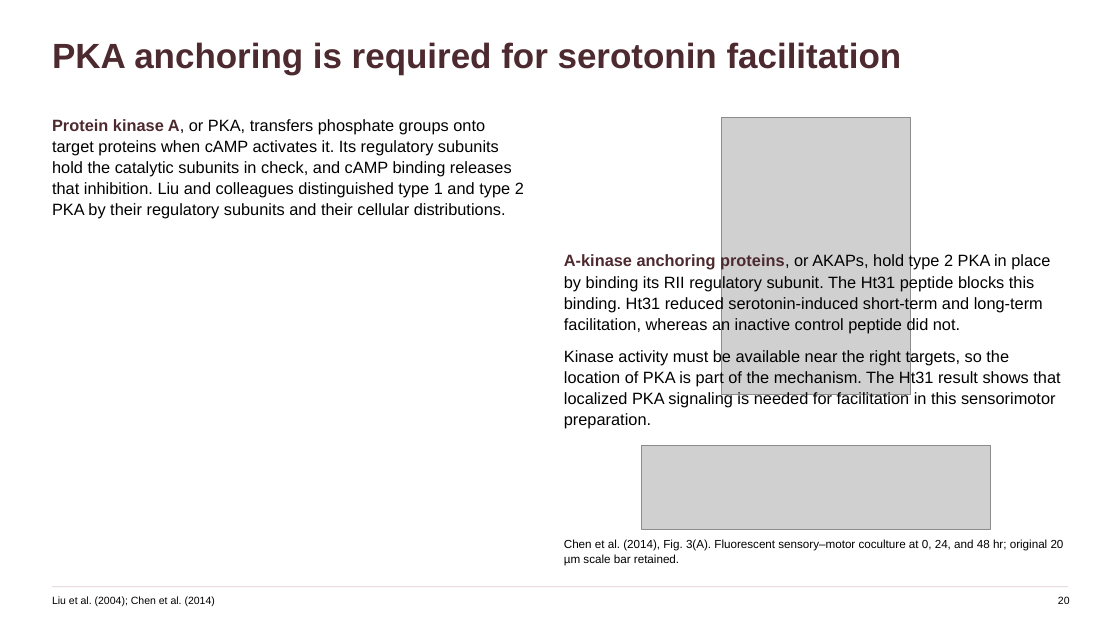
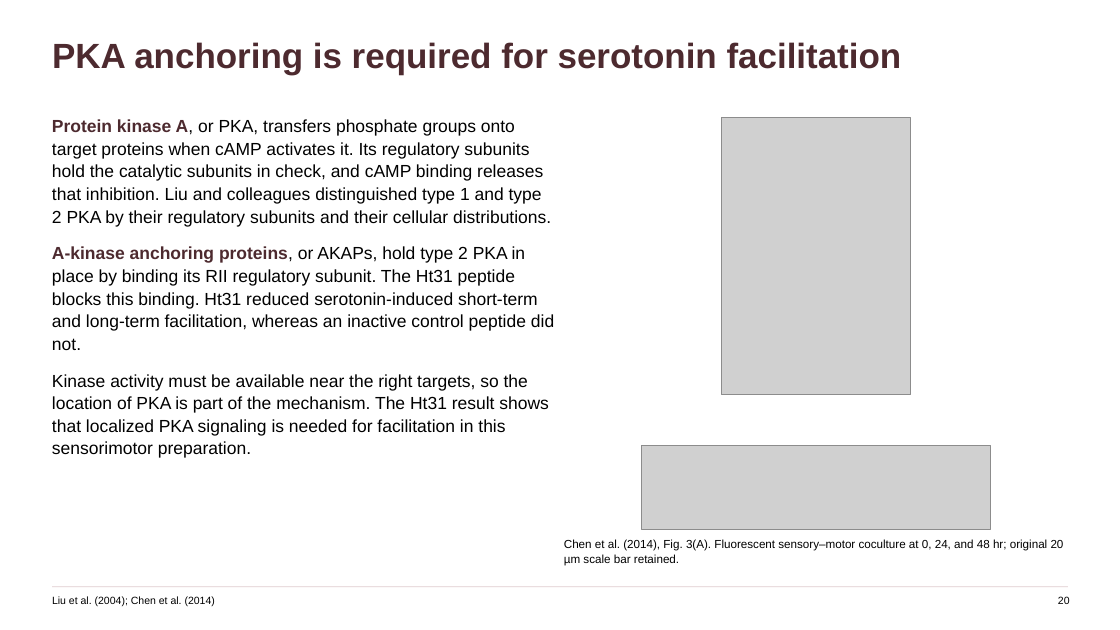
Before and after one commit to jordanxxlopez/NEUROETHOLOGY, a slide deck: slide 26 of scaffolded/Neuroethology_Lecture36_FA2026_SCAFFOLDED.pptx. Drawn at 1120x630 pixels with LibreOffice and Linux fonts; fonts in the diff are those of the drawing; grey boxes stand for pictures. Boxes give left, top, right and bottom in pixels: in the first picture for what was removed or moved away, otherwise in the second. Text is boxed around its words. In the diff, an @@ line names an element or a change of style, - is before the commit and + after.

```diff
--- a/scaffolded/Neuroethology_Lecture36_FA2026_SCAFFOLDED.pptx
+++ b/scaffolded/Neuroethology_Lecture36_FA2026_SCAFFOLDED.pptx
@@ text at <box>52,119,551,227</box>: size 14 to 15 pt in "Protein kinase A, or PKA, transfers phosphate ..." @@
@@ text at <box>52,246,554,458</box>: paragraphs added @@
+A-kinase anchoring proteins, or AKAPs, hold type 2 PKA in place by binding its RII regulatory subunit. The Ht31 peptide blocks this binding. Ht31 reduced serotonin-induced short-term and long-term facilitation, whereas an inactive control peptide did not.
+Kinase activity must be available near the right targets, so the location of PKA is part of the mechanism. The Ht31 result shows that localized PKA signaling is needed for facilitation in this sensorimotor preparation.
@@ text removed at <box>564,253,1050,334</box> @@
-A-kinase anchoring proteins, or AKAPs, hold type 2 PKA in place by binding its RII regulatory subunit. The Ht31 peptide blocks this binding. Ht31 reduced serotonin-induced short-term and long-term facilitation, whereas an inactive control peptide did not.
@@ text removed at <box>564,348,1060,429</box> @@
-Kinase activity must be available near the right targets, so the location of PKA is part of the mechanism. The Ht31 result shows that localized PKA signaling is needed for facilitation in this sensorimotor preparation.
```
Also in this commit, not shown: 57 other slides changed, 8 other files.
